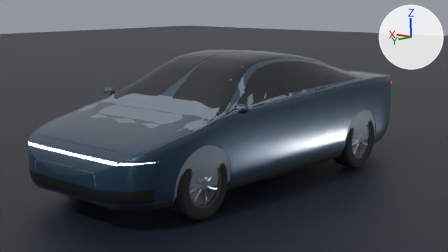
One commit to the Blender file 软件定义汽车/blender/out/sdv.blend: the scene before it, then after it.
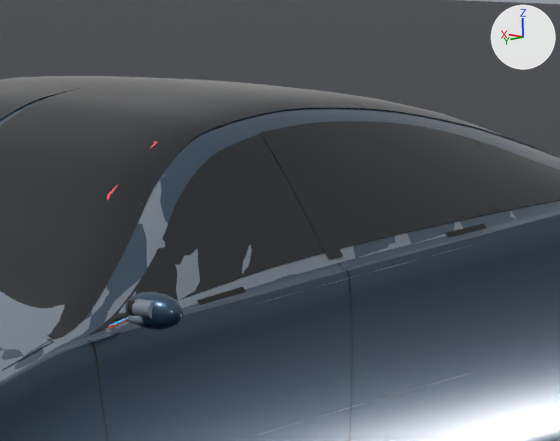
Each version is shown from the file's camera 'Camera', then close up on the part from 45% to 77% of the width and 12% to 56% of the height. The axes (+X, +Y, +Z) are drawn at upper right. The lights are the same throughout. The first two pictures are the older version.

Objects in the first close-up: 'Body', 'FleetCar', 'Glass', 'Ground', 'Mirrors', 'Seams' and 3 more.
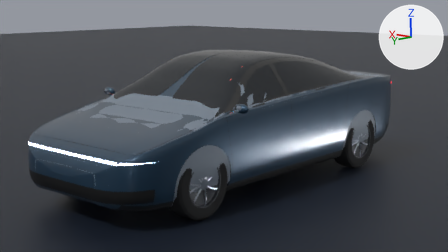
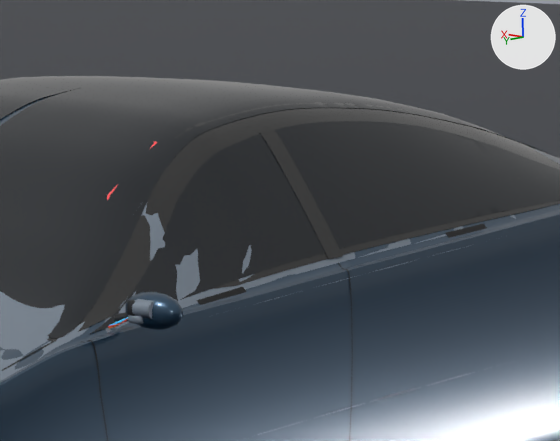
Pixel boxes [x1, y1, x2, y2] of what changed, in the close-ups (560 x 441 px):
'Glass', reshaped: before [0, 76, 560, 338]; after [0, 76, 560, 342]
part 1 of me_glass, added: after [49, 102, 560, 342]
part 2 of me_glass, edited (looks the same): [260, 130, 343, 259] in both

What changed in the scene script:
```text
Add mat_pianoblack:
    mat_pianoblack = principled_material('PianoBlack')
    mat_pianoblack.base_color = (0.00121, 0.00152, 0.00182)  # black #040506
    mat_pianoblack.roughness = 0.2
    mat_pianoblack.coat_weight = 0.6
    mat_pianoblack.coat_roughness = 0.12
Change me_glass:
    used by ob_glass; location = (0.0, 0.0, 0.0)
    remove me_glass.from_pydata(...)  # 2230 vertices, 3744 faces; spans x -0.88..0.88, y -1.71..1.17, z 0.96..1.47
    add me_glass.from_pydata(...)  # 4614 vertices, 8126 faces; spans x -0.88..0.88, y -1.71..1.17, z 0.96..1.47
    me_glass part 1: a new loose piece of 1192 vertices spanning x -0.87..-0.53, y -1.54..1.17, z 0.96..1.44, in mat_pianoblack (black #040506)
    me_glass part 2: 22 faces spanning x -0.87..0.87, y 0.03..0.09, z 1.05..1.37 switch from mat_glass (black #0b131b) to mat_pianoblack (black #040506)
    other edits to the shape of me_glass do not show in these pictures
```
